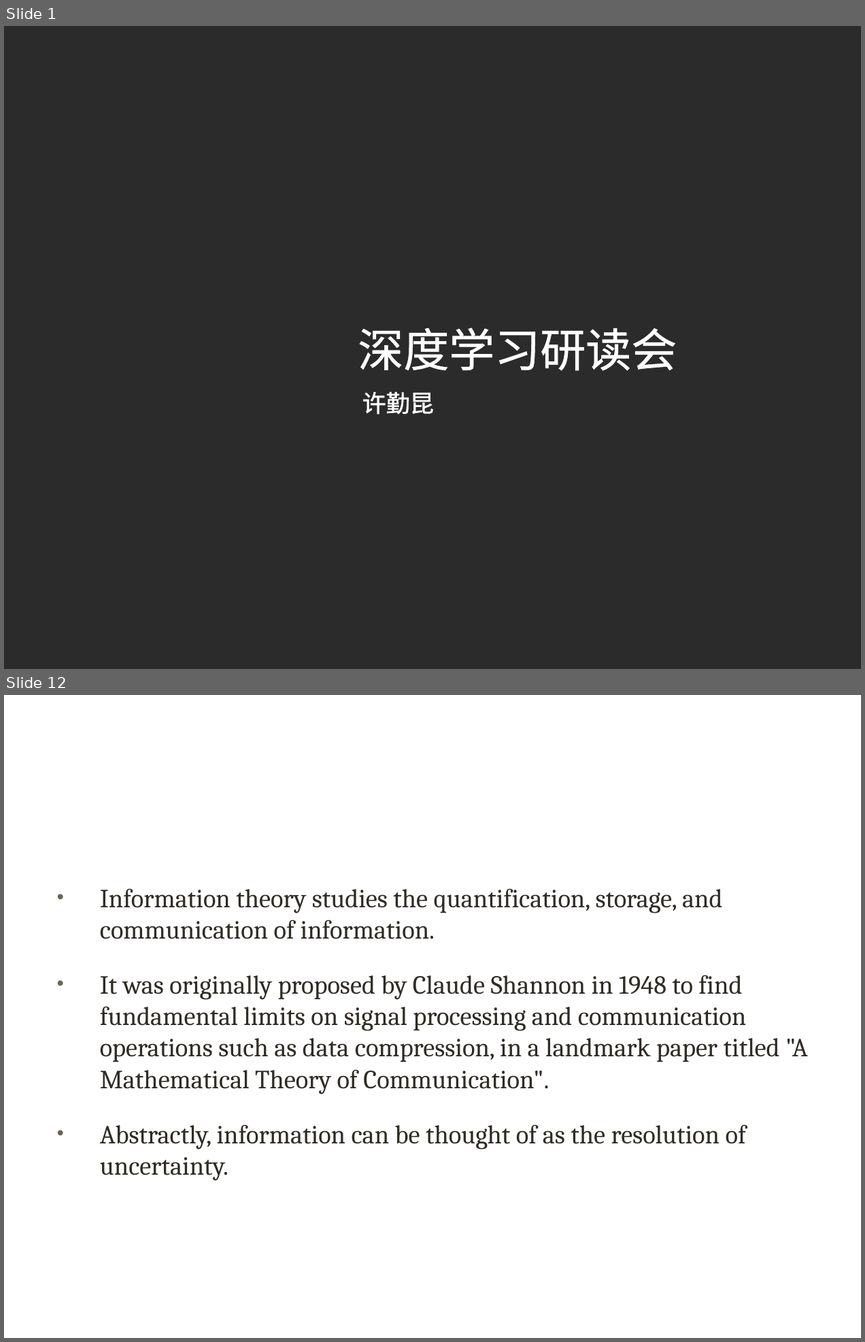
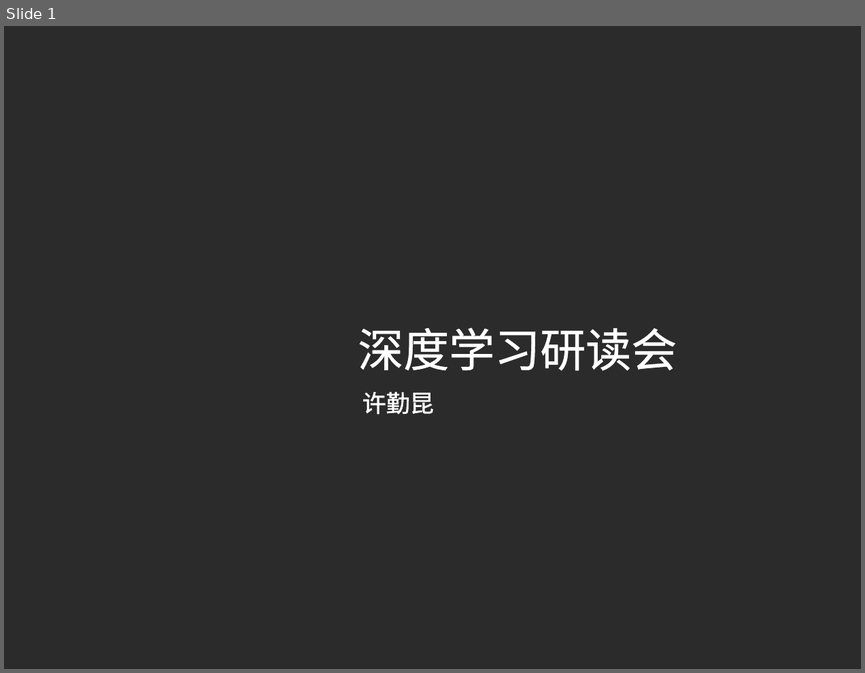
Before and after one commit to xuqinkun/Report, a slide deck: Deep Learning-3.12-3.14.pptx. Shown one above the other, each under a label of ours: slides 1 and 12 before the commit, slide 1 after it; the slides between them are not shown. The pictures are 865x1342 and 865x673 pixels, drawn with LibreOffice and Linux fonts; fonts in the diff are those of the drawing; background and template pictures are left out; a plain dark background stands for a picture behind light text. Boxes give left, top, right and bottom in pixels: in the first picture for what was removed or moved away, otherwise in the second. Text is boxed around its words. In the diff, an @@ line names an element or a change of style, - is before the commit and + after.

```diff
--- a/Deep Learning-3.12-3.14.pptx
+++ b/Deep Learning-3.12-3.14.pptx
@@ slide 12 removed at bbox=[4, 695, 861, 1338], background picture (left out) @@
@@ title removed at bbox=[47, 745, 801, 816] @@
-2.Information Theory
@@ text removed at bbox=[100, 888, 808, 1181] @@
-• Information theory studies the quantification, storage, and communication of information.
-• It was originally proposed by Claude Shannon in 1948 to find fundamental limits on signal processing and communication operations such as data compression, in a landmark paper titled "A Mathematical Theory of Communication".
-• Abstractly, information can be thought of as the resolution of uncertainty.
```
Also in this commit, not shown: 11 slides changed, 12 slides added, 10 other slides removed.
